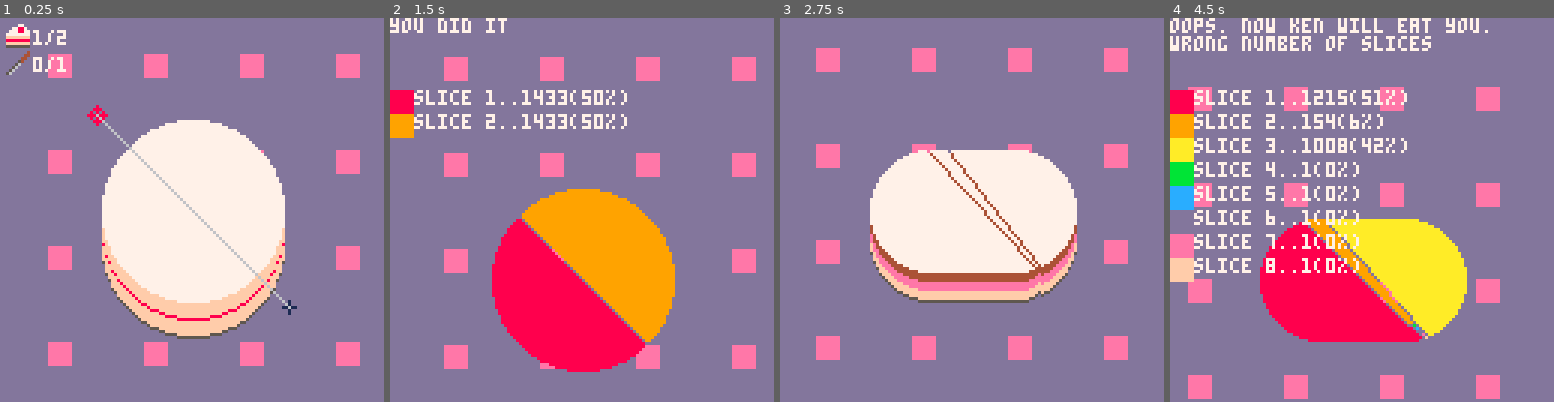
Above: before the commit, frames 1-4 (left to right).
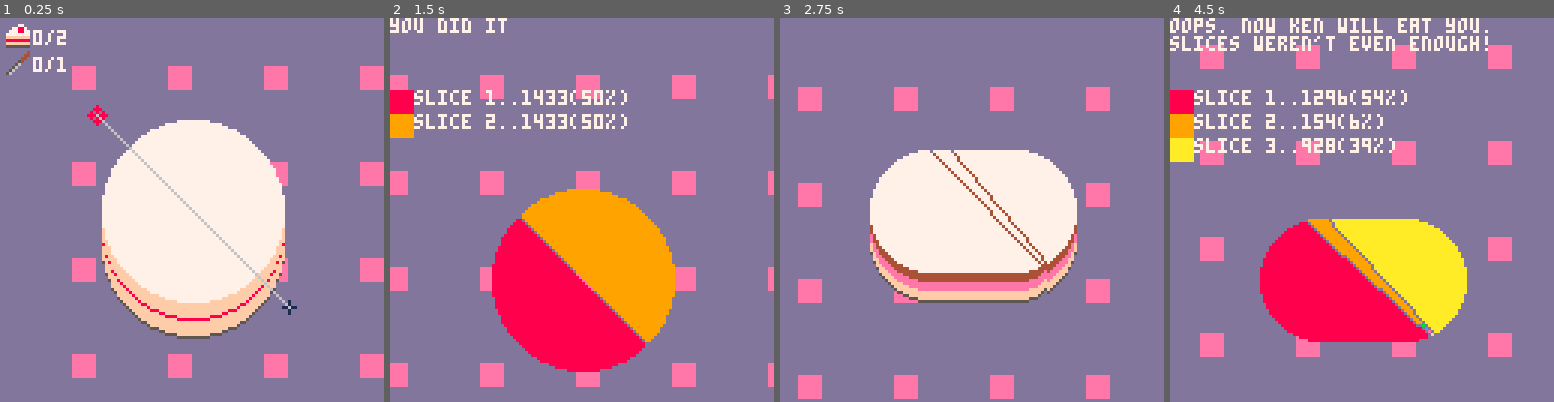
Above: after the commit, the same moments.

Repository: m-r-hunt/Pico-8-Carts
Game: PICO-8 cartridge cakecut.p8
Two runs of this game, one before a commit and one after it. Both use one fixed random seed, a clock stepped at 60 frames per second and the inputs below.
Inputs:
- Up to frame 1 (0.25 s): no input
- Up to frame 2 (1.5 s): tap X (X key) at 0.33, 1.07 s; tap O (Z key) at 0.7 s
- Up to frame 3 (2.75 s): hold Right 1.6-2.1 s; tap O (Z key) at 1.7, 2.1, 2.5 s; tap X (X key) at 1.85 s; hold Up 2.15-2.42 s; hold Right from 2.47 s (still down)
- Up to frame 4 (4.5 s): tap O (Z key) every 0.4 s from 2.9 to 4.1 s; tap X (X key) at 2.97, 4.08 s; release Right at 3.03 s; hold Left 3.08-3.58 s; hold Down 3.63-3.97 s; hold Right from 4.02 s (still down)

The runs differ from the first frame. In frame 1, 9.7% of the frame differs, in the area x 8-100%, y 3-94%; in frame 2, 10%; in frame 3, 11%; in frame 4, 17%, in the area x 0-90%, y 4-100%.

Commit message:
A bunch of stuff.

Diff:
--- a/cakecut.p8
+++ b/cakecut.p8
@@ -35,7 +35,6 @@
   cls()
   levels[leveln][1]()
   copy_to_memory()
-  calculate_slices()
  end
 end
 
@@ -180,11 +179,9 @@
 
 function draw_result_table()
  color(7)
- col=7
  for s=1,#slices do
   local y=(s+2)*8
-  col+=1
-  if (col==7 or col==0) col+=1
+  col=slices[s][4]
   pal(13,col)
   spr(12,0,y)
   local desc=slices[s][1]
@@ -274,32 +271,42 @@
 -->8
 -- slice stuff
 
+function next_colour(c)
+ c=(c+1)%16
+ if c==0 or c==7 or c==13 or c==14 then
+  c=(c+1)%16
+ end
+ return c
+end
+
 slices={}
 
 strawb_weight=150
 
 function has_strawb(x,y)
- local strawbs=levels[leveln][5]
-	for s=1,#strawbs do
-	 if strawbs[s][1]==x and strawbs[s][2]==y then
-	  return true
-	 end
-	end
-	return false
+ return rev_strawbs[x] and rev_strawbs[x][y]
 end
 
 function calculate_slices()
- for x=0,127 do
+ --[[for x=0,127 do
   for y=0,127 do
    if pget(x,y)~=0 then
     pset(x,y,7)
    end
   end
+ end--]]
+ rev_strawbs={}
+ local strawbs=levels[leveln][5]
+ for s=1,#strawbs do
+  if not rev_strawbs[strawbs[s][1]] then
+   rev_strawbs[strawbs[s][1]]={}
+  end
+  rev_strawbs[strawbs[s][1]][strawbs[s][2]]=true
  end
  local nextc=8
  slices={}
- for x=0,127 do
-  for y=0,127 do
+ for x=cakex,cakex+cakesize do
+  for y=cakey,cakey+cakesize do
    if pget(x,y)==7 then
     local area=1
     local strawbs=0
@@ -321,16 +328,26 @@
    	  end
    	 end
    	end
-   	nextc+=1
-   	if (nextc==0 or next==7) nextc+=1
-   	add(slices,{area,strawbs,area+strawbs*strawb_weight})
+   	add(slices,{area,strawbs,area+strawbs*strawb_weight,nextc})
+   	nextc=next_colour(nextc)
    end
   end
  end
+ local to_rem={}
+ for s=1,#slices do
+  if slices[s][1]<=10 then
+   add(to_rem,slices[s])
+  end
+ end
+ for r=1,#to_rem do
+  del(slices,to_rem[r])
+ end
+
  slice_total=0
  for s=1,#slices do
   slice_total+=slices[s][3]
  end
+
 end
 
 function slices_equal()
